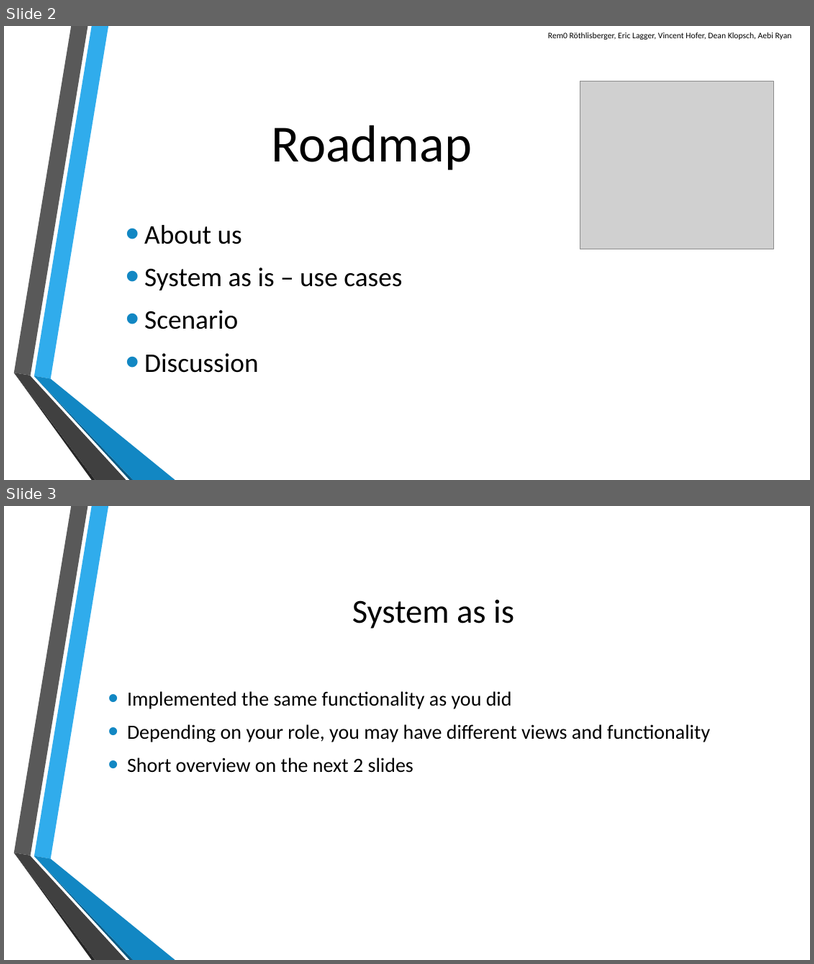
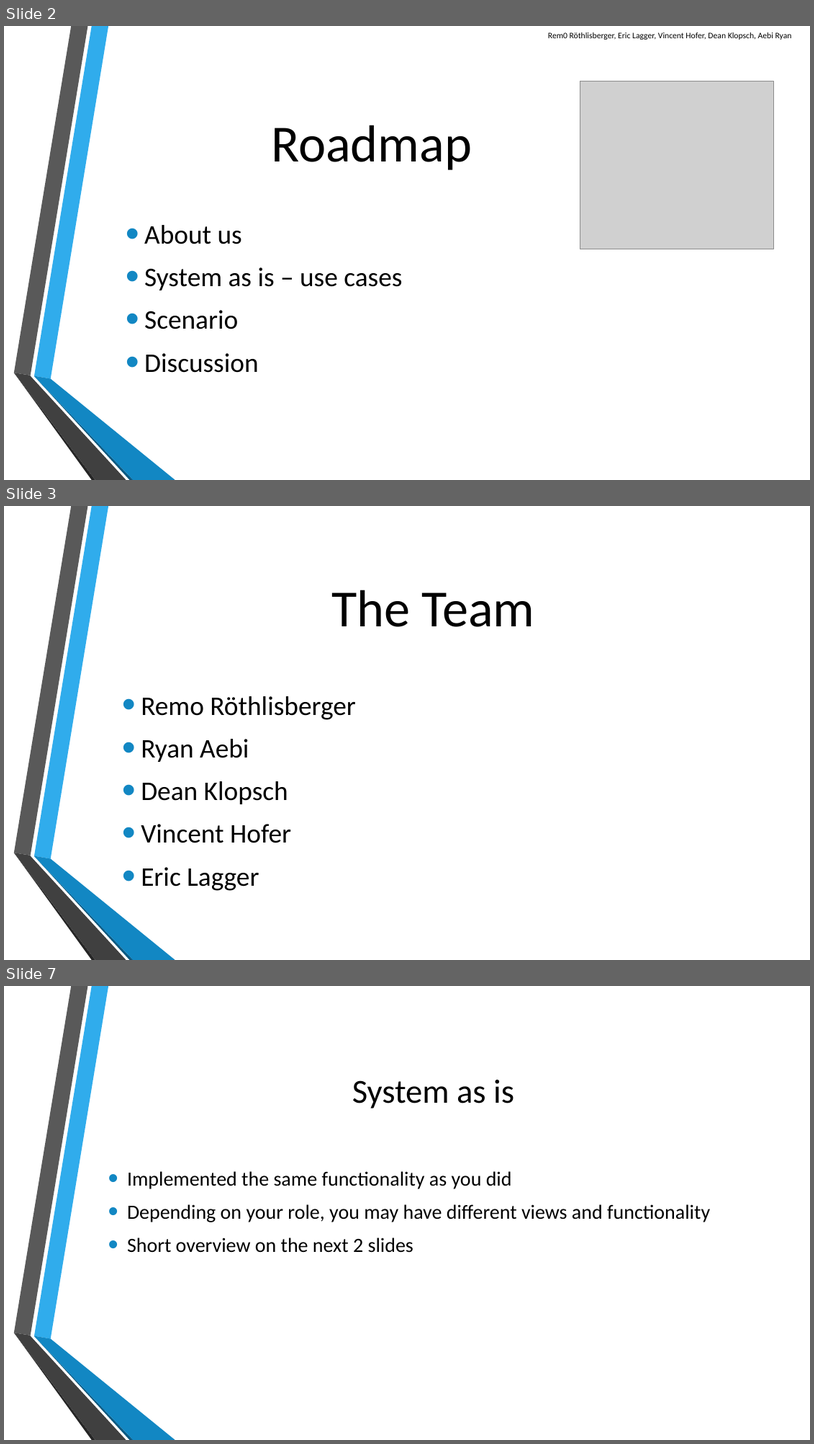
Before and after one commit to scg-unibe-ch/ese2016-team8, a slide deck: baseProject/presentation/Presentation-Team8.pptx. Shown one above the other, each under a label of ours: slides 2 and 3 before the commit, slides 2, 3 and 7 after it; the slides between them are not shown. The pictures are 814x964 and 814x1444 pixels, drawn with LibreOffice and Linux fonts; fonts in the diff are those of the drawing; grey boxes stand for pictures; background and template pictures are left out. Boxes give left, top, right and bottom in pixels: in the first picture for what was removed or moved away, otherwise in the second. Text is boxed around its words. In the diff, an @@ line names an element or a change of style, - is before the commit and + after.

```diff
--- a/baseProject/presentation/Presentation-Team8.pptx
+++ b/baseProject/presentation/Presentation-Team8.pptx
@@ slide 3 added at box(4, 506, 810, 960), background picture (left out); not listed: 6 template elements that a slide beside it also shows @@
@@ title added at box(332, 590, 535, 627), 62 pt, text #000000 @@
+The Team
@@ text added at box(141, 696, 356, 890), 32 pt, text #000000 @@
+• Remo Röthlisberger
+• Ryan Aebi
+• Dean Klopsch
+• Vincent Hofer
+• Eric Lagger
@@ what was slide 3 is now slide 7 @@
```
Also in this commit, not shown: 3 other slides added.
